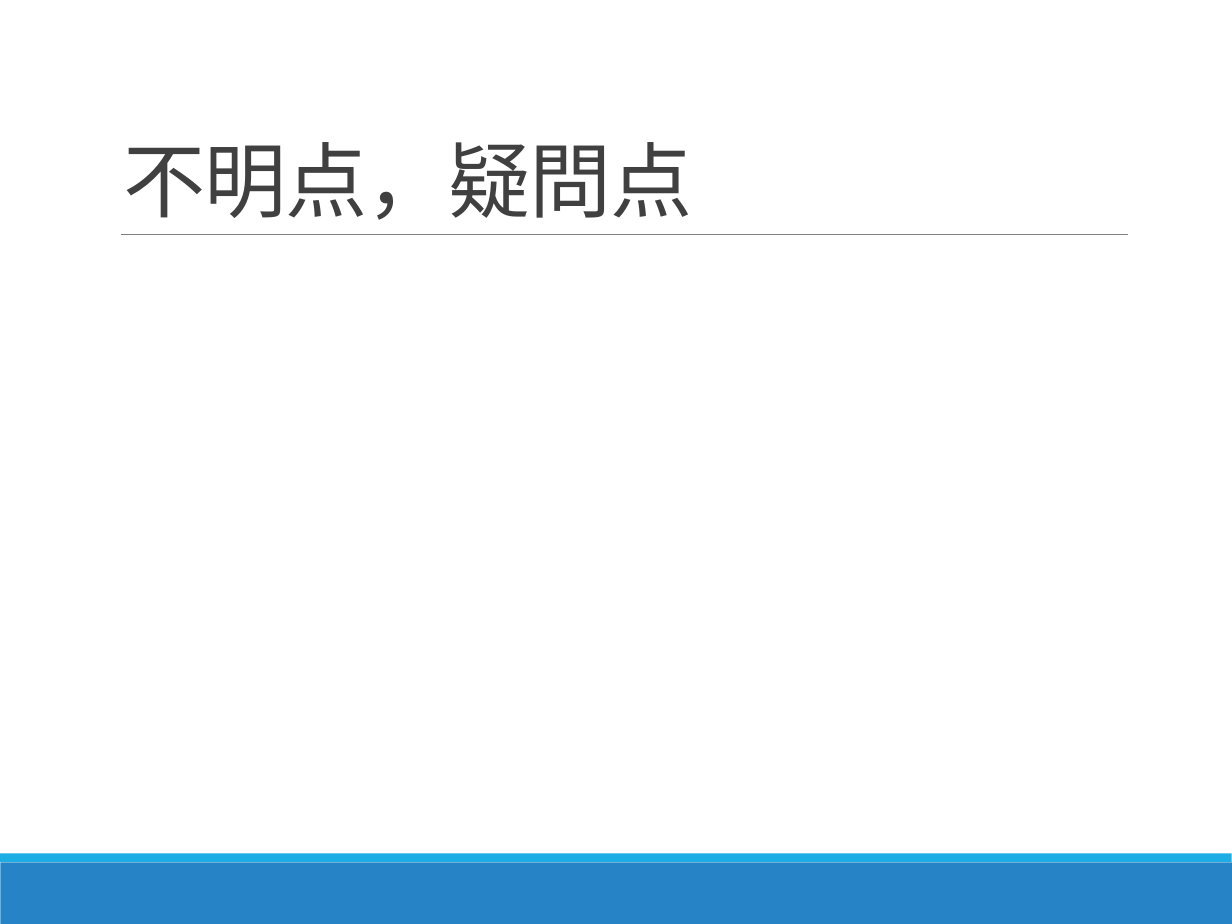
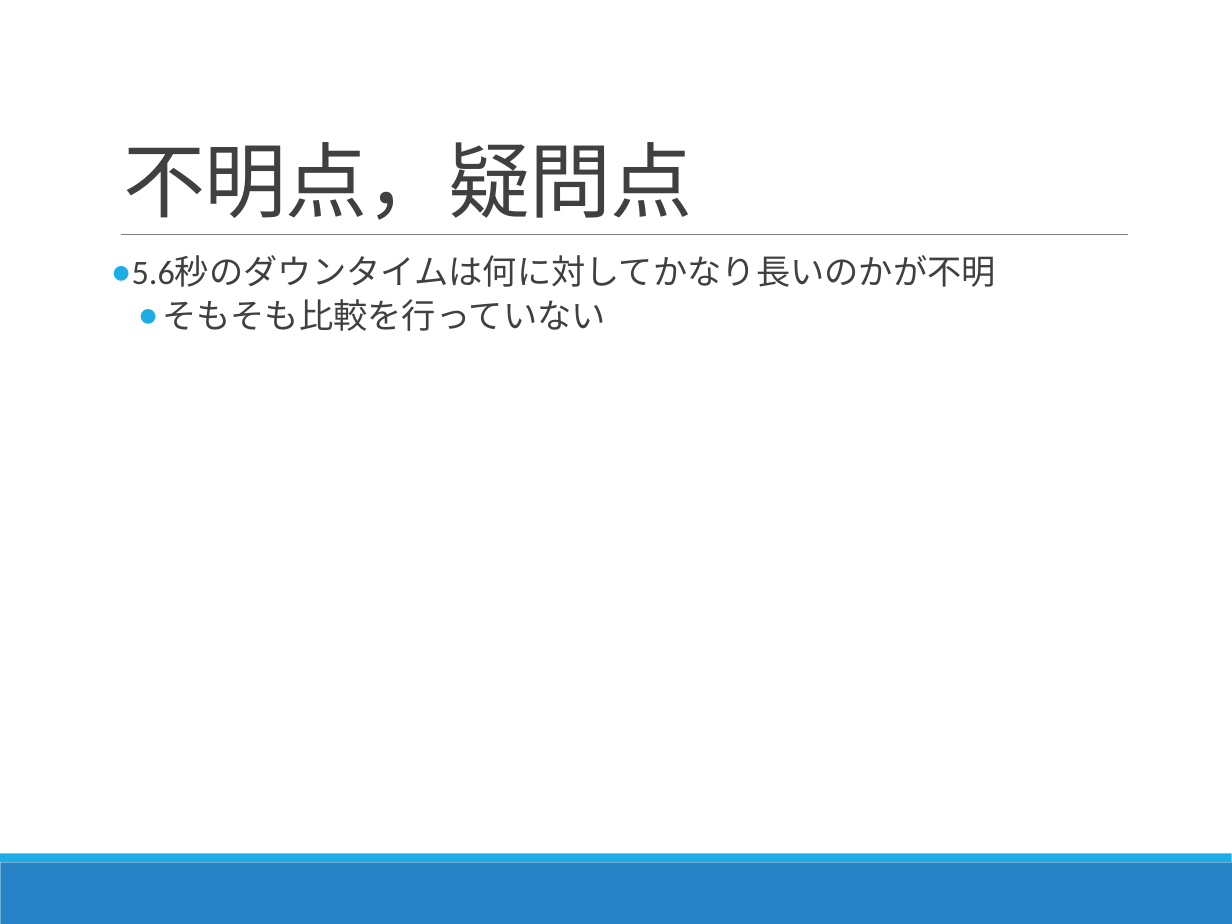
Before and after one commit to Kota0823/Document, a slide deck: slide 36 of 輪講2019-1_鈴木洸太.pptx (slide 35 before the commit). Drawn at 1232x924 pixels with LibreOffice and Linux fonts; fonts in the diff are those of the drawing. Boxes give left, top, right and bottom in pixels: in the first picture for what was removed or moved away, otherwise in the second. Text is boxed around its words. In the diff, an @@ line names an element or a change of style, - is before the commit and + after.

```diff
--- a/輪講2019-1_鈴木洸太.pptx
+++ b/輪講2019-1_鈴木洸太.pptx
@@ text added at (x1=132, y1=256, x2=996, y2=331), 20 pt, text #404040 @@
+● 5.6秒のダウンタイムは何に対してかなり長いのかが不明
+  ● そもそも比較を行っていない
```
Also in this commit, not shown: 1 other slide changed, 1 slide added.
